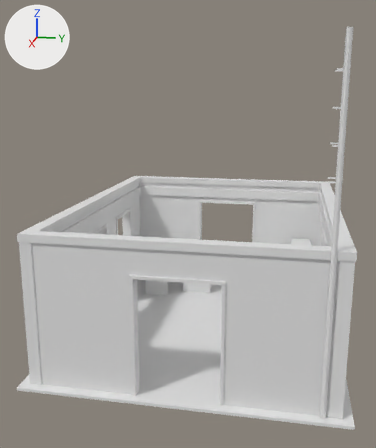
Before and after pictures for a commit that changed the OBJ model lobo-infinity-portal/public/assets/maps/ironveil-20261031-r1/research-wing-state-3.obj.
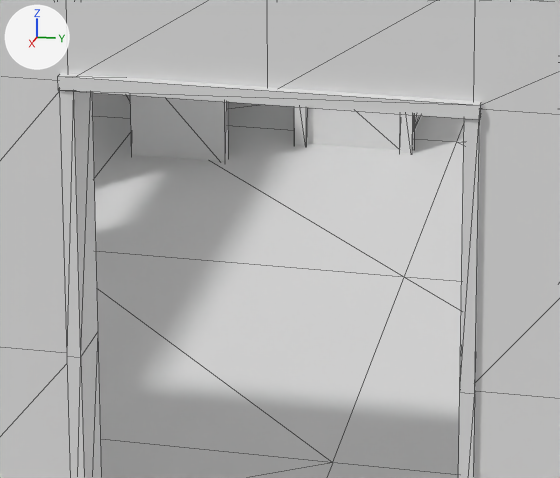
Each version appears first whole from a 50 mm camera at (11.03, 1.73, 5.09) aimed at (0.23, -0.43, 2.39), and next in a close-up on the part from 31% to 65% of the width and 58% to 82% of the height. The lights are fixed; the arrows at upper left show +X, +Y and +Z. The older version's two pictures come first. The close-ups show mesh edges as thin lines. Where no turn or scale is listed for an object, it has been applied to the vertices.

In view in the first close-up: 'research-wing-state-3'.
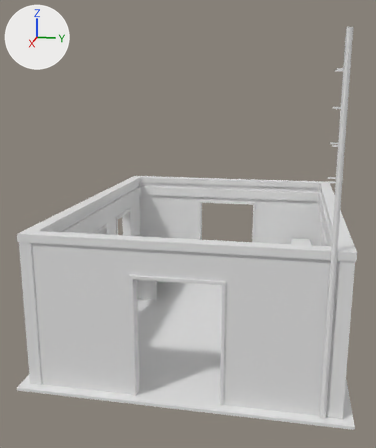
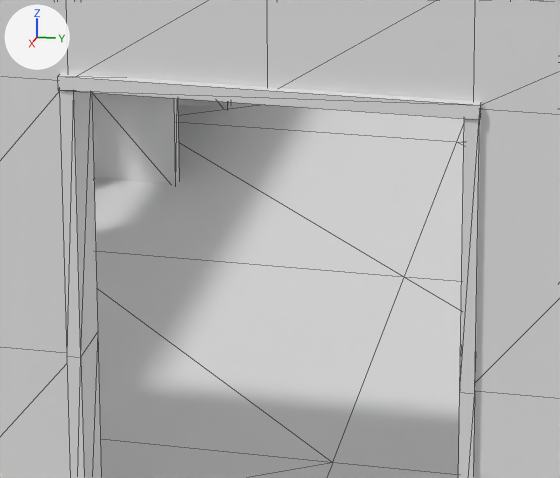
What differs and where, as boxes (x1, y1, x2, y2) in the close-ups (560 x 478 px; the box of a moved part takes in the faces that stretch with it):
part 1 of me_research_wing_state_3, moved or reshaped: before (130, 95, 228, 162); after (92, 93, 179, 184)
part 2 of me_research_wing_state_3, moved or reshaped (not visible before): after (178, 99, 231, 108)
part 3 of me_research_wing_state_3, deleted: before (294, 107, 422, 153)

What changed in the scene script:
```text
Change me_research_wing_state_3:
    used by ob_research_wing_state_3; location = (0.0, 0.0, 0.0)
    remove me_research_wing_state_3.from_pydata(...)  # 1748 vertices, 2924 faces; spans x -3.63..3.48, y -2.88..2.94, z -0.07..6.53
    add me_research_wing_state_3.from_pydata(...)  # 1644 vertices, 2768 faces; spans x -3.63..3.48, y -2.88..2.94, z -0.07..6.53
    me_research_wing_state_3 part 1: the loose piece of 8 vertices spanning x -1.49..-1.41, y -1.89..-1.31, z 0.0..0.66 is moved by (0.4, -0.2, 0.0)
    me_research_wing_state_3 part 2: the loose piece of 8 vertices spanning x -2.79..-2.71, y -1.89..-1.31, z 0.0..0.66 is moved by (0.4, -0.2, 0.0)
    me_research_wing_state_3 part 3: 13 loose pieces with 104 vertices, spanning x -2.64..-1.76, y -0.97..-0.23, z -0.01..0.57, are deleted
    other edits to the shape of me_research_wing_state_3 do not show in these pictures
```
